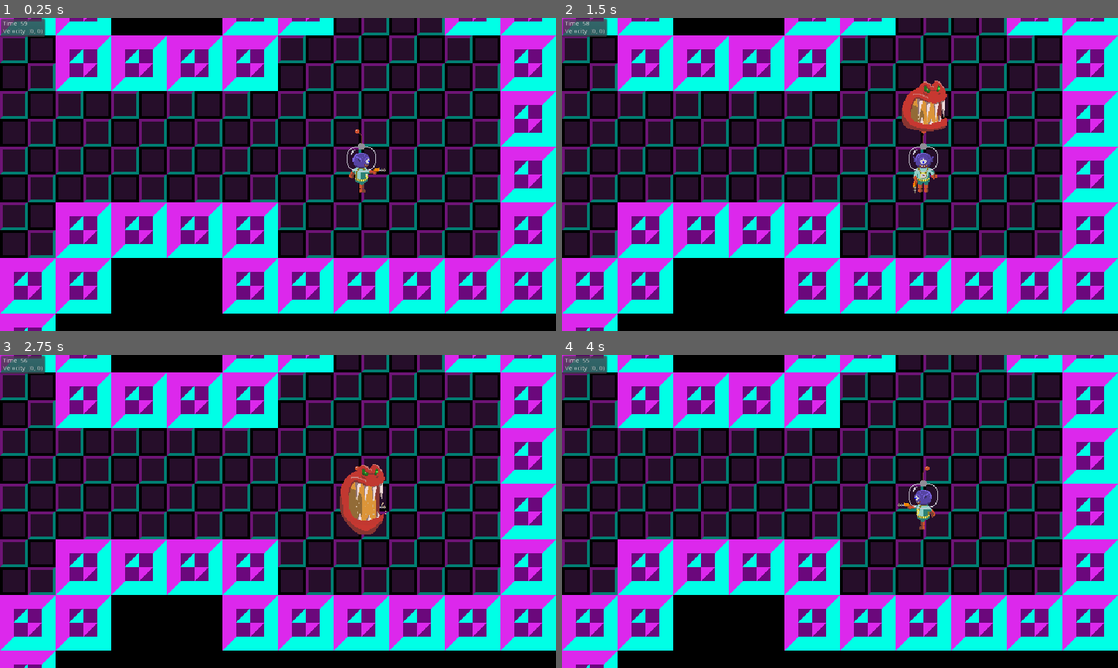
Above: before the commit, frames 1-4 (two rows, left to right).
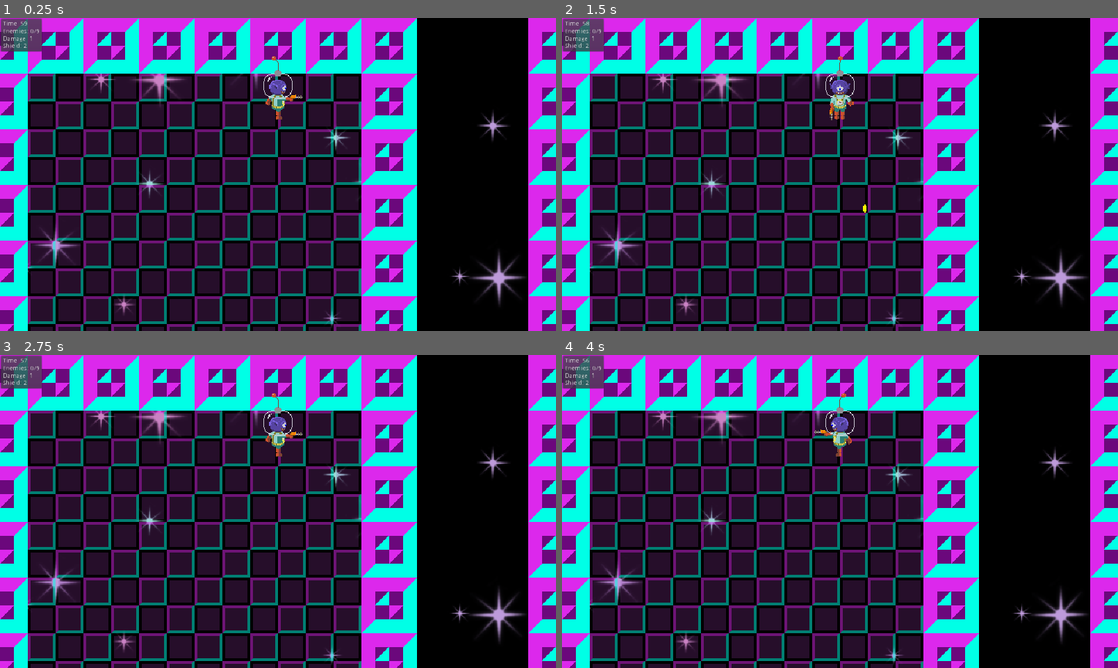
Above: after the commit, the same moments.

Repository: AniMerrill/Timeshifter
Game: Godot game, scene res://GameMaster.tscn
Two runs of this game, one before a commit and one after it. Both use one fixed random seed, a clock stepped at 60 frames per second and the inputs below. Before the commit the project starts from res://test.tscn.
Inputs:
- Up to frame 1 (0.25 s): no input
- Up to frame 2 (1.5 s): tap Enter at 0.5 s; hold Right (shoot_right) 0.53-1.28 s; hold Down (shoot_down) from 1.28 s (still down)
- Up to frame 3 (2.75 s): release Down (shoot_down) at 2.03 s; hold Right (shoot_right) from 2.03 s (still down)
- Up to frame 4 (4 s): release Right (shoot_right) at 2.78 s; hold Up (shoot_up) 2.78-3.53 s; hold Left (shoot_left) from 3.53 s (still down)

The runs differ from the first frame. In frame 1, 75% of the frame differs, in the area x 0-100%, y 0-100%; in frame 2, 75%; in frame 3, 75%; in frame 4, 75%.

Commit message:
Game Loop and Win/Lose Conditions
Updated the game to now have a cycle where you win a level
by killing all the enemies, can buy an upgrade with
leftover time, and the next level will get progressively harder.

Diff:
--- /dev/null
+++ b/GameMaster.gd
@@ -0,0 +1,72 @@
+extends Node2D
+
+onready var level := preload("res://test.tscn")
+onready var upgrade_store := preload("res://UpgradeStore.tscn")
+onready var gameover := preload("res://GameOver.tscn")
+
+var gameplay = true
+
+var level_number = 1
+
+var damage_upgrades = 0
+var shield_upgrades = 0
+var extra_charges = 0
+
+func _ready():
+	start_new_game()
+
+func _input(e : InputEvent) -> void:
+	if e.is_action_pressed("pause") && gameplay:
+		get_tree().paused = !get_tree().paused
+
+func start_new_game():
+	for child in get_children():
+		child.queue_free()
+
+	gameplay = true
+	get_tree().paused = false
+
+	level_number = 1
+	damage_upgrades = 0
+	shield_upgrades = 0
+	extra_charges = 0
+
+	var new_level = level.instance()
+	add_child(new_level)
+
+func level_complete():
+	gameplay = false
+	extra_charges = 0
+
+	var store = upgrade_store.instance()
+
+	store.time_charges = int(get_child(0).get_node("Player").health)
+
+	add_child(store)
+	get_tree().paused = true
+
+func instance_next_level():
+	for child in get_children():
+		child.queue_free()
+
+	level_number += 1
+
+	var new_level = level.instance()
+
+	new_level.room_count += level_number * 2
+	new_level.damage_upgrades = damage_upgrades
+	new_level.shield_upgrades = shield_upgrades
+	new_level.extra_charges = extra_charges
+
+	add_child(new_level)
+
+	get_tree().paused = false
+	gameplay = true
+
+func game_over():
+	gameplay = false
+	get_tree().paused = true
+
+	var g_o = gameover.instance()
+
+	add_child(g_o)
--- /dev/null
+++ b/GameMaster.tscn
@@ -0,0 +1,7 @@
+[gd_scene load_steps=2 format=2]
+
+[ext_resource path="res://GameMaster.gd" type="Script" id=1]
+
+[node name="GameMaster" type="Node2D"]
+pause_mode = 2
+script = ExtResource( 1 )
--- /dev/null
+++ b/GameOver.gd
@@ -0,0 +1,11 @@
+extends CanvasLayer
+
+onready var reset = $MarginContainer/PanelContainer/VBoxContainer/Button
+
+func _ready():
+	reset.connect("pressed", self, "reset_game")
+
+	reset.grab_focus()
+
+func reset_game():
+	get_parent().start_new_game()
--- /dev/null
+++ b/GameOver.tscn
@@ -0,0 +1,40 @@
+[gd_scene load_steps=2 format=2]
+
+[ext_resource path="res://GameOver.gd" type="Script" id=1]
+
+[node name="GameOver" type="CanvasLayer"]
+script = ExtResource( 1 )
+
+[node name="MarginContainer" type="MarginContainer" parent="."]
+anchor_right = 1.0
+anchor_bottom = 1.0
+__meta__ = {
+"_edit_use_anchors_": false
+}
+
+[node name="PanelContainer" type="PanelContainer" parent="MarginContainer"]
+margin_left = 596.0
+margin_top = 334.0
+margin_right = 683.0
+margin_bottom = 386.0
+size_flags_horizontal = 4
+size_flags_vertical = 4
+
+[node name="VBoxContainer" type="VBoxContainer" parent="MarginContainer/PanelContainer"]
+margin_left = 7.0
+margin_top = 7.0
+margin_right = 80.0
+margin_bottom = 45.0
+
+[node name="Label" type="Label" parent="MarginContainer/PanelContainer/VBoxContainer"]
+margin_right = 73.0
+margin_bottom = 14.0
+text = "Game Over"
+
+[node name="Button" type="Button" parent="MarginContainer/PanelContainer/VBoxContainer"]
+margin_top = 18.0
+margin_right = 73.0
+margin_bottom = 38.0
+text = "Restart"
+
+[node name="Timer" type="Timer" parent="."]
--- a/Level.gd
+++ b/Level.gd
@@ -1,21 +1,29 @@
 extends Node2D
+
+signal win_condition
+signal lose_condition
 
 onready var player = preload("res://Objects/Player/Player.tscn")
 onready var enemy = preload("res://Objects/Enemy/Enemy.tscn")
 
 var empty_idx := 3
 
-var room_size := Vector2(6, 6)
-var room_count := 10
+var room_size := Vector2(8,8)
+var room_count := 4
 var room_array = []
-
-var enemy_count = 10
+var room_tiles = []
+
+var total_enemies = -1
 
 var astar = AStar2D.new()
 var astar_ary = {}
 
 var map_rect
 var map_seed = -1
+
+var damage_upgrades = 0
+var shield_upgrades = 0
+var extra_charges = 0
 
 func _ready():
 	seed(get_random_seed())
@@ -25,6 +33,9 @@
 	map_generation()
 	astar_generation()
 	spawn_objects()
+
+	connect("win_condition", self, "level_won")
+	connect("lose_condition", self, "game_over")
 
 func get_random_seed(preset : int = -1):
 	if preset == -1:
@@ -74,6 +85,8 @@
 			offset_x = new_room.x
 			offset_y = new_room.y
 
+		room_tiles.append([])
+
 		for y in range(room_size.y):
 			for x in range(room_size.x):
 				var cell_x = (x - room_size.x / 2) + (offset_x * (room_size.x + 2))
@@ -84,10 +97,8 @@
 					$TileMap.set_cell(cell_x, cell_y, 2)
 				else:
 					$TileMap.set_cell(cell_x, cell_y, empty_idx)
-					# TODO: Make a list of rooms as they're being
-					# generated and add an array of floor tiles added
-					# to that room so enemies/obstacles/player can be
-					# spawned per room instead of totally arbitrarily
+
+					room_tiles[z].append(Vector2(cell_x, cell_y))
 
 		if prev_room != null:
 			var hallway_size = int(rand_range(4, room_size.x))
@@ -172,35 +183,51 @@
 				astar_idx += 1
 
 func spawn_objects():
-	var floor_tiles = $TileMap.get_used_cells_by_id(empty_idx)
+	var floor_tiles = room_tiles[randi() % room_tiles.size()]
 	var spawn_tile = floor_tiles[randi() % floor_tiles.size()]
 
+	room_tiles.remove(room_tiles.find(floor_tiles))
 	floor_tiles.remove(floor_tiles.find(spawn_tile))
 
 	var p = player.instance()
 
 	p.position = $TileMap.map_to_world(spawn_tile) + ($TileMap.cell_size / 2)
-
-	print(map_rect)
 
 	p.get_node("Camera2D").limit_left = map_rect.position.x * $TileMap.cell_size.x
 	p.get_node("Camera2D").limit_right = map_rect.end.x * $TileMap.cell_size.x
 	p.get_node("Camera2D").limit_top = map_rect.position.y * $TileMap.cell_size.y
 	p.get_node("Camera2D").limit_bottom = map_rect.end.y * $TileMap.cell_size.y
 
+	p.health += extra_charges
+	p.damage += damage_upgrades
+	p.i_frame_time += float(shield_upgrades / 2)
+
 	add_child(p)
 
-	for i in range(enemy_count):
-		var e = enemy.instance()
-
-		e.player = p
-		e.tilemap = $TileMap
-		e.astar = astar
-		e.astar_ary = astar_ary
-
-		spawn_tile = floor_tiles[randi() % floor_tiles.size()]
-		floor_tiles.remove(floor_tiles.find(spawn_tile))
-
-		e.position = $TileMap.map_to_world(spawn_tile) + ($TileMap.cell_size / 2)
-
-		add_child(e)
+	for i in range(room_tiles.size()):
+		floor_tiles = room_tiles[i]
+
+		var enemy_count = randi() % 4 + 1
+
+		for j in range(enemy_count):
+			var e = enemy.instance()
+
+			e.player = p
+			e.tilemap = $TileMap
+			e.astar = astar
+			e.astar_ary = astar_ary
+
+			spawn_tile = floor_tiles[randi() % floor_tiles.size()]
+			floor_tiles.remove(floor_tiles.find(spawn_tile))
+
+			e.position = $TileMap.map_to_world(spawn_tile) + ($TileMap.cell_size / 2)
+
+			$Enemies.add_child(e)
+
+	total_enemies = $Enemies.get_child_count()
+
+func level_won():
+	get_parent().level_complete()
+
+func game_over():
+	get_parent().game_over()
--- a/Objects/Enemy/Enemy.gd
+++ b/Objects/Enemy/Enemy.gd
@@ -77,10 +77,15 @@
 	else:
 		should_get_path = true
 
-func bullet_hit() -> void:
-	health -= 1
+func bullet_hit(damage : int) -> void:
+	health -= damage
 
 	if health <= 0:
+		player.enemies_killed += 1
+
+		if get_parent().get_child_count() == 1:
+			get_parent().get_parent().emit_signal("win_condition")
+
 		queue_free()
 
 func on_collide(body : Node) -> void:
--- a/Objects/Enemy/Enemy.tscn
+++ b/Objects/Enemy/Enemy.tscn
@@ -134,7 +134,7 @@
 "Enemies",
 ]]
 collision_layer = 2
-collision_mask = 2
+collision_mask = 0
 script = ExtResource( 3 )
 
 [node name="StateMachine" type="Node" parent="."]
@@ -150,7 +150,6 @@
 frame = 1
 
 [node name="CollisionShape2D" type="CollisionShape2D" parent="."]
-visible = false
 shape = SubResource( 1 )
 
 [node name="Area2D" type="Area2D" parent="."]
--- a/Objects/Player/Bullet.gd
+++ b/Objects/Player/Bullet.gd
@@ -1,6 +1,7 @@
 extends Area2D
 
 var velocity := Vector2.ZERO
+var damage = 1
 
 func _ready():
 	connect("body_entered", self, "on_collide")
@@ -10,6 +11,6 @@
 
 func on_collide(body : Node) -> void:
 	if body.is_in_group(Globals.EnemyGroup):
-		body.bullet_hit()
+		body.bullet_hit(damage)
 
 	queue_free()
--- a/Objects/Player/Player.gd
+++ b/Objects/Player/Player.gd
@@ -16,6 +16,12 @@
 
 var cur_anim = "idle"
 
+var enemies_killed = 0
+
+var damage = 1
+
+var dead = false
+
 func _ready() -> void:
 	$Timer.connect("timeout", self, "disable_i_frames")
 
@@ -30,6 +36,7 @@
 		inst.velocity = face_dir * shot_speed
 		inst.position = $Rig/BulletSpawn.global_position
 		inst.rotation_degrees = 180
+		inst.damage = damage
 		get_parent().add_child(inst)
 	elif e.is_action_pressed("shoot_right"):
 		face_dir = Vector2.RIGHT
@@ -40,6 +47,7 @@
 		var inst = bullet.instance()
 		inst.velocity = face_dir * shot_speed
 		inst.position = $Rig/BulletSpawn.global_position
+		inst.damage = damage
 		get_parent().add_child(inst)
 	elif e.is_action_pressed("shoot_up"):
 		face_dir = Vector2.UP
@@ -51,6 +59,7 @@
 		inst.velocity = face_dir * shot_speed
 		inst.position = $Rig/BulletSpawn.global_position
 		inst.rotation_degrees = 90
+		inst.damage = damage
 		get_parent().add_child(inst)
 	elif e.is_action_pressed("shoot_down"):
 		face_dir = Vector2.DOWN
@@ -62,10 +71,15 @@
 		inst.velocity = face_dir * shot_speed
 		inst.position = $Rig/BulletSpawn.global_position
 		inst.rotation_degrees = 270
+		inst.damage = damage
 		get_parent().add_child(inst)
 
 func countdown(delta : float) -> void:
 	health -= delta
+
+	if health <= 0 && !dead:
+		dead = true
+		get_parent().emit_signal("lose_condition")
 
 func apply_input() -> void:
 	move_dir = Vector2(
@@ -87,20 +101,24 @@
 
 func take_damage():
 	if !i_frames:
-		health -= 1
+		health -= 5
 
-		if health <= 0:
-			print("die")
+		if health <= 0 && !dead:
+			dead = true
+			get_parent().emit_signal("lose_condition")
 		else:
-			print("iframes start")
+			$ShieldAnim.play("appear")
 			i_frames = true
 			$Timer.start()
 
 func update_hud():
 	var label = $HUD/MarginContainer/Panel/Label
 
-	label.text = "Time: " + str(int(health)) + "\nVelocity: " + str(velocity)
+	label.text = "Time: " + str(int(health)) + "\n"
+	label.text += "Enemies: " + str(enemies_killed) + "/" + str(get_parent().total_enemies) + "\n"
+	label.text += "Damage: " + str(damage) + "\n"
+	label.text += "Shield: " + str(i_frame_time)
 
 func disable_i_frames():
-	print("iframes stop")
+	$ShieldAnim.play("disappear")
 	i_frames = false
--- a/Objects/Player/Player.tscn
+++ b/Objects/Player/Player.tscn
@@ -924,3 +924,4 @@
 [node name="Camera2D" type="Camera2D" parent="."]
 current = true
 zoom = Vector2( 0.5, 0.5 )
+smoothing_enabled = true
--- /dev/null
+++ b/UpgradeStore.gd
@@ -0,0 +1,37 @@
+extends CanvasLayer
+
+var time_charges = -1
+
+onready var damage = $MarginContainer/PanelContainer/VBoxContainer/HBoxContainer/Damage
+onready var shield = $MarginContainer/PanelContainer/VBoxContainer/HBoxContainer/Shield
+onready var next = $MarginContainer/PanelContainer/VBoxContainer/HBoxContainer/Next
+
+func _ready():
+	damage.connect("pressed", self, "damage_upgrade")
+	shield.connect("pressed", self, "shield_upgrade")
+	next.connect("pressed", self, "go_to_next_level")
+
+	update_store()
+
+	$MarginContainer/PanelContainer/VBoxContainer/TimeCharges.grab_focus()
+
+func damage_upgrade():
+	time_charges -= 25
+	get_parent().damage_upgrades += 1
+	update_store()
+
+func shield_upgrade():
+	time_charges -= 25
+	get_parent().shield_upgrades += 1
+	update_store()
+
+func go_to_next_level():
+	get_parent().extra_charges = time_charges
+	get_parent().instance_next_level()
+
+func update_store():
+	if time_charges < 25:
+		damage.disabled = true
+		shield.disabled = true
+
+	$MarginContainer/PanelContainer/VBoxContainer/TimeCharges.text = str(time_charges)
--- /dev/null
+++ b/UpgradeStore.tscn
@@ -0,0 +1,78 @@
+[gd_scene load_steps=2 format=2]
+
+[ext_resource path="res://UpgradeStore.gd" type="Script" id=1]
+
+[node name="UpgradeStore" type="CanvasLayer"]
+script = ExtResource( 1 )
+
+[node name="MarginContainer" type="MarginContainer" parent="."]
+anchor_right = 1.0
+anchor_bottom = 1.0
+__meta__ = {
+"_edit_use_anchors_": false
+}
+
+[node name="PanelContainer" type="PanelContainer" parent="MarginContainer"]
+margin_left = 483.0
+margin_top = 284.0
+margin_right = 797.0
+margin_bottom = 436.0
+size_flags_horizontal = 4
+size_flags_vertical = 4
+
+[node name="VBoxContainer" type="VBoxContainer" parent="MarginContainer/PanelContainer"]
+margin_left = 7.0
+margin_top = 7.0
+margin_right = 307.0
+margin_bottom = 145.0
+
+[node name="Label" type="Label" parent="MarginContainer/PanelContainer/VBoxContainer"]
+margin_right = 300.0
+margin_bottom = 82.0
+text = "Level Complete!!
+
+Choose Your Upgrade!
+
+Time Charges Remaining:"
+align = 1
+
+[node name="TimeCharges" type="Button" parent="MarginContainer/PanelContainer/VBoxContainer"]
+margin_top = 86.0
+margin_right = 300.0
+margin_bottom = 106.0
+custom_colors/font_color = Color( 0.0862745, 0.94902, 0.788235, 1 )
+text = "000"
+
+[node name="Control" type="Control" parent="MarginContainer/PanelContainer/VBoxContainer"]
+margin_top = 110.0
+margin_right = 300.0
+margin_bottom = 110.0
+
+[node name="HBoxContainer" type="HBoxContainer" parent="MarginContainer/PanelContainer/VBoxContainer"]
+margin_top = 114.0
+margin_right = 300.0
+margin_bottom = 134.0
+
+[node name="Damage" type="Button" parent="MarginContainer/PanelContainer/VBoxContainer/HBoxContainer"]
+margin_right = 92.0
+margin_bottom = 20.0
+text = "Damage (25)"
+
+[node name="Shield" type="Button" parent="MarginContainer/PanelContainer/VBoxContainer/HBoxContainer"]
+margin_left = 96.0
+margin_right = 175.0
+margin_bottom = 20.0
+text = "Shield (25)"
+
+[node name="Next" type="Button" parent="MarginContainer/PanelContainer/VBoxContainer/HBoxContainer"]
+margin_left = 179.0
+margin_right = 300.0
+margin_bottom = 20.0
+text = "Go To Next Level"
+
+[node name="Control2" type="Control" parent="MarginContainer/PanelContainer/VBoxContainer"]
+margin_top = 138.0
+margin_right = 300.0
+margin_bottom = 138.0
+
+[node name="Timer" type="Timer" parent="."]
--- a/project.godot
+++ b/project.godot
@@ -20,8 +20,11 @@
 
 [application]
 
-config/name="Godot Wild Jam 16"
-run/main_scene="res://test.tscn"
+config/name="Timeshifter"
+config/description=" You are Quazar, a Timeshifter Agent who’s sworn duty is to travel through dimensions and combat evil interlopers who feed on the fabric of space-time itself. Each level has you fighting hordes of enemies on your limited Time Charge, and you must defeat all of them to proceed. However, if you are skilled enough and lead Quazar to a quick victory, then you can use your remaining Time Charges at the end of a level to buy upgrades or to put forward to your mission in the next dimension.
+
+Beware though, as time is running short! Do you have what it takes to save the multiverse?"
+run/main_scene="res://GameMaster.tscn"
 boot_splash/image="res://Godot Wild Jam 16 Card.png"
 config/icon="res://icon.png"
 
@@ -33,6 +36,8 @@
 
 window/size/width=1280
 window/size/height=720
+window/size/test_width=640
+window/size/test_height=360
 window/stretch/mode="2d"
 window/stretch/aspect="keep"
 
@@ -86,6 +91,12 @@
 , Object(InputEventJoypadButton,"resource_local_to_scene":false,"resource_name":"","device":0,"button_index":0,"pressure":0.0,"pressed":false,"script":null)
  ]
 }
+pause={
+"deadzone": 0.5,
+"events": [ Object(InputEventKey,"resource_local_to_scene":false,"resource_name":"","device":0,"alt":false,"shift":false,"control":false,"meta":false,"command":false,"pressed":false,"scancode":16777217,"unicode":0,"echo":false,"script":null)
+, Object(InputEventJoypadButton,"resource_local_to_scene":false,"resource_name":"","device":0,"button_index":11,"pressure":0.0,"pressed":false,"script":null)
+ ]
+}
 
 [physics]
 
--- a/test.tscn
+++ b/test.tscn
@@ -1,11 +1,43 @@
-[gd_scene load_steps=3 format=2]
+[gd_scene load_steps=6 format=2]
 
+[ext_resource path="res://Maps/parallax00.png" type="Texture" id=1]
 [ext_resource path="res://Maps/proto_tile.tres" type="TileSet" id=2]
+[ext_resource path="res://Maps/parallax01.png" type="Texture" id=3]
 [ext_resource path="res://Level.gd" type="Script" id=4]
+[ext_resource path="res://Maps/parallax02.png" type="Texture" id=5]
 
 [node name="Test Level" type="Node2D"]
+pause_mode = 1
 script = ExtResource( 4 )
+
+[node name="ParallaxBackground" type="ParallaxBackground" parent="."]
+
+[node name="ParallaxLayer" type="ParallaxLayer" parent="ParallaxBackground"]
+motion_scale = Vector2( 0.75, 0.75 )
+motion_mirroring = Vector2( 1280, 720 )
+
+[node name="Sprite" type="Sprite" parent="ParallaxBackground/ParallaxLayer"]
+texture = ExtResource( 1 )
+centered = false
+
+[node name="ParallaxLayer2" type="ParallaxLayer" parent="ParallaxBackground"]
+motion_scale = Vector2( 0.5, 0.5 )
+motion_mirroring = Vector2( 1280, 720 )
+
+[node name="Sprite" type="Sprite" parent="ParallaxBackground/ParallaxLayer2"]
+texture = ExtResource( 3 )
+centered = false
+
+[node name="ParallaxLayer3" type="ParallaxLayer" parent="ParallaxBackground"]
+motion_scale = Vector2( 0.25, 0.25 )
+motion_mirroring = Vector2( 1280, 720 )
+
+[node name="Sprite" type="Sprite" parent="ParallaxBackground/ParallaxLayer3"]
+texture = ExtResource( 5 )
+centered = false
 
 [node name="TileMap" type="TileMap" parent="."]
 tile_set = ExtResource( 2 )
 format = 1
+
+[node name="Enemies" type="Node2D" parent="."]
